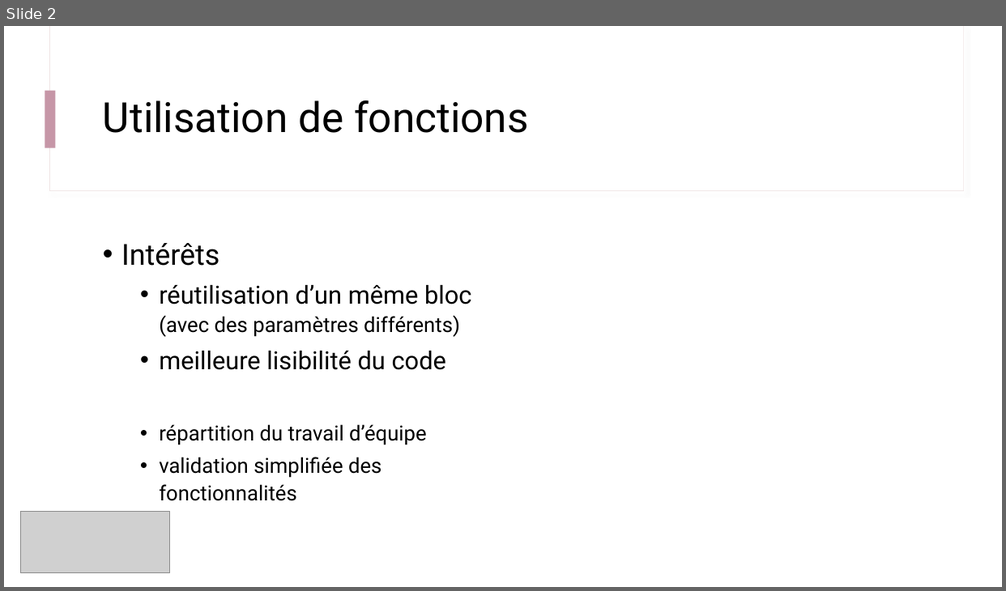
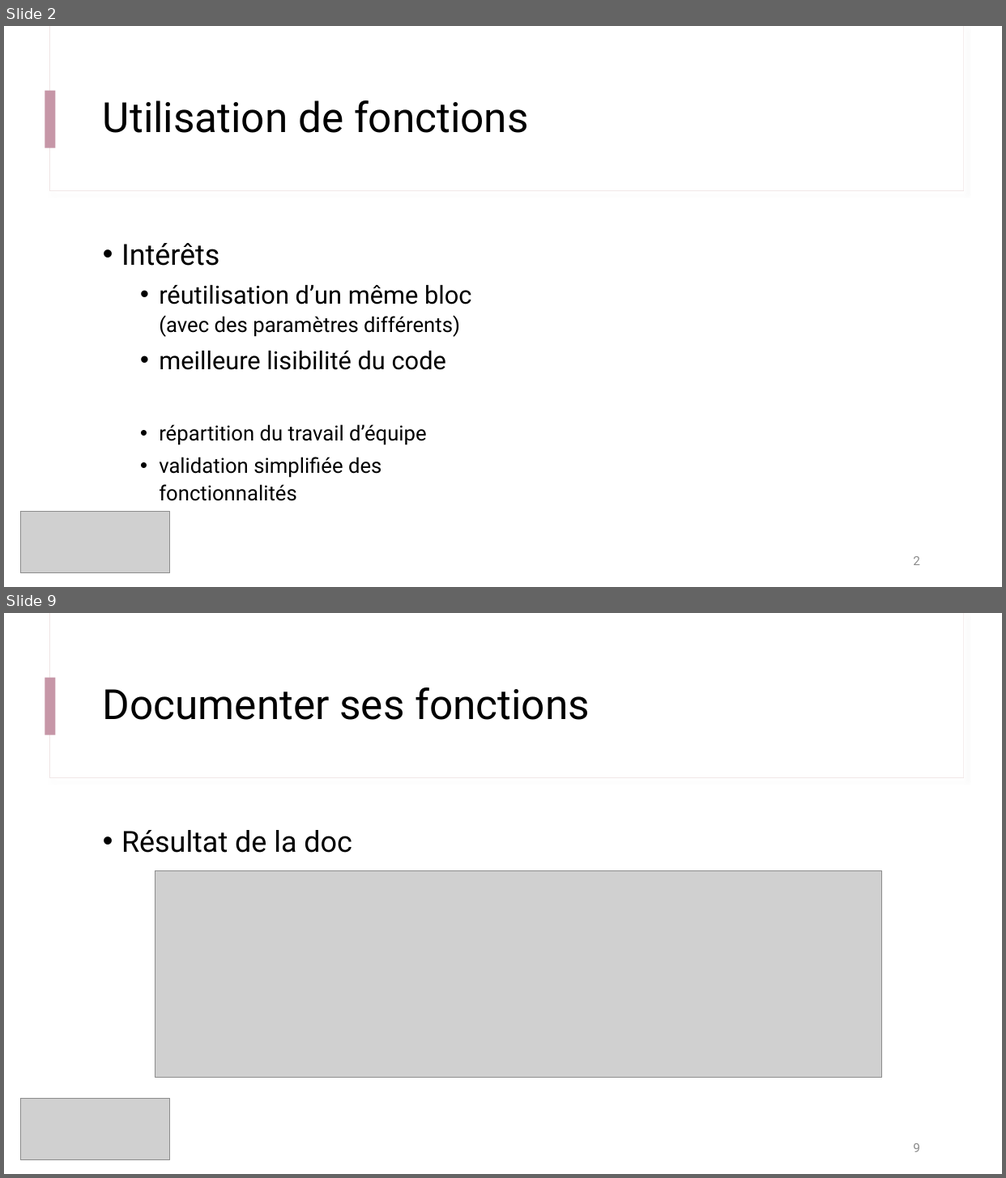
Before and after one commit to IOGS-Digital-Methods/semester-5, a slide deck: s5_outils_numeriques/b1_outils_numeriques/seance1_demistifier_python/B1_2_Fonctions_Modules.pptx. Shown one above the other, each under a label of ours: slide 2 before the commit, slides 2 and 9 after it; the slides between them are not shown. The pictures are 1006x591 and 1006x1178 pixels, drawn with LibreOffice and Linux fonts; fonts in the diff are those of the drawing; grey boxes stand for pictures. Boxes give left, top, right and bottom in pixels: in the first picture for what was removed or moved away, otherwise in the second. Text is boxed around its words. In the diff, an @@ line names an element or a change of style, - is before the commit and + after.

```diff
--- a/s5_outils_numeriques/b1_outils_numeriques/seance1_demistifier_python/B1_2_Fonctions_Modules.pptx
+++ b/s5_outils_numeriques/b1_outils_numeriques/seance1_demistifier_python/B1_2_Fonctions_Modules.pptx
@@ slide 9 added at <box>4,613,1002,1174</box>, background #FFFFFF; not listed: 3 template elements that a slide beside it also shows @@
@@ title added at <box>103,688,590,720</box>, 40 pt, text #000000 @@
+Documenter ses fonctions
@@ text added at <box>121,830,351,853</box>, 28 pt, text #000000 @@
+• Résultat de la doc
@@ picture added at <box>155,871,882,1078</box> @@
@@ picture added at <box>20,1099,170,1161</box> @@
@@ page number added at <box>913,1144,920,1152</box>, 12 pt, text #8C8C8C @@
+9
@@ slide 2 changed as well @@
@@ page number added at <box>913,557,920,565</box>, 12 pt, text #8C8C8C @@
+2
```
Also in this commit, not shown: 2 other slides changed, 7 other slides added, 45 other files.
